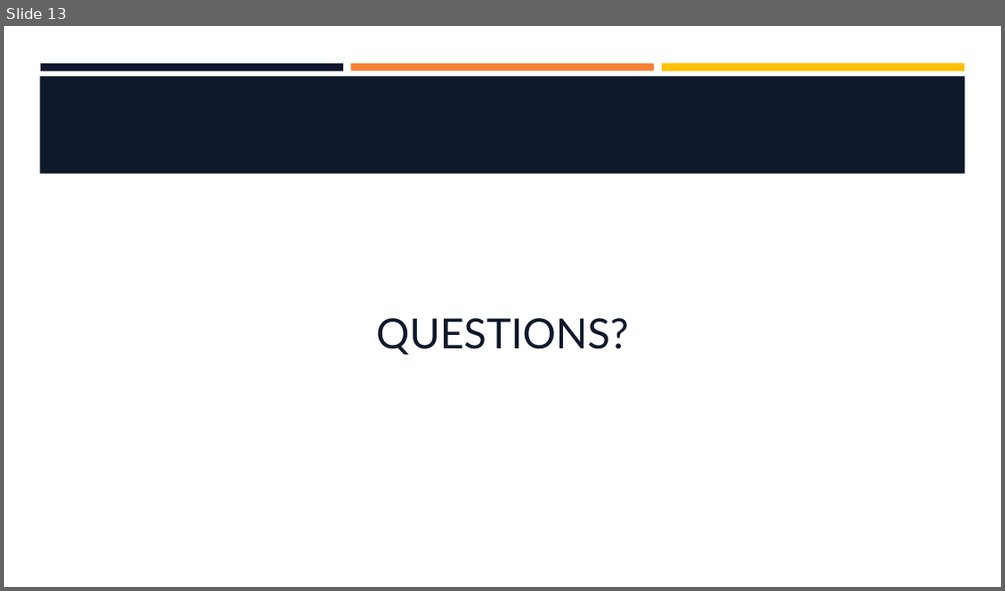
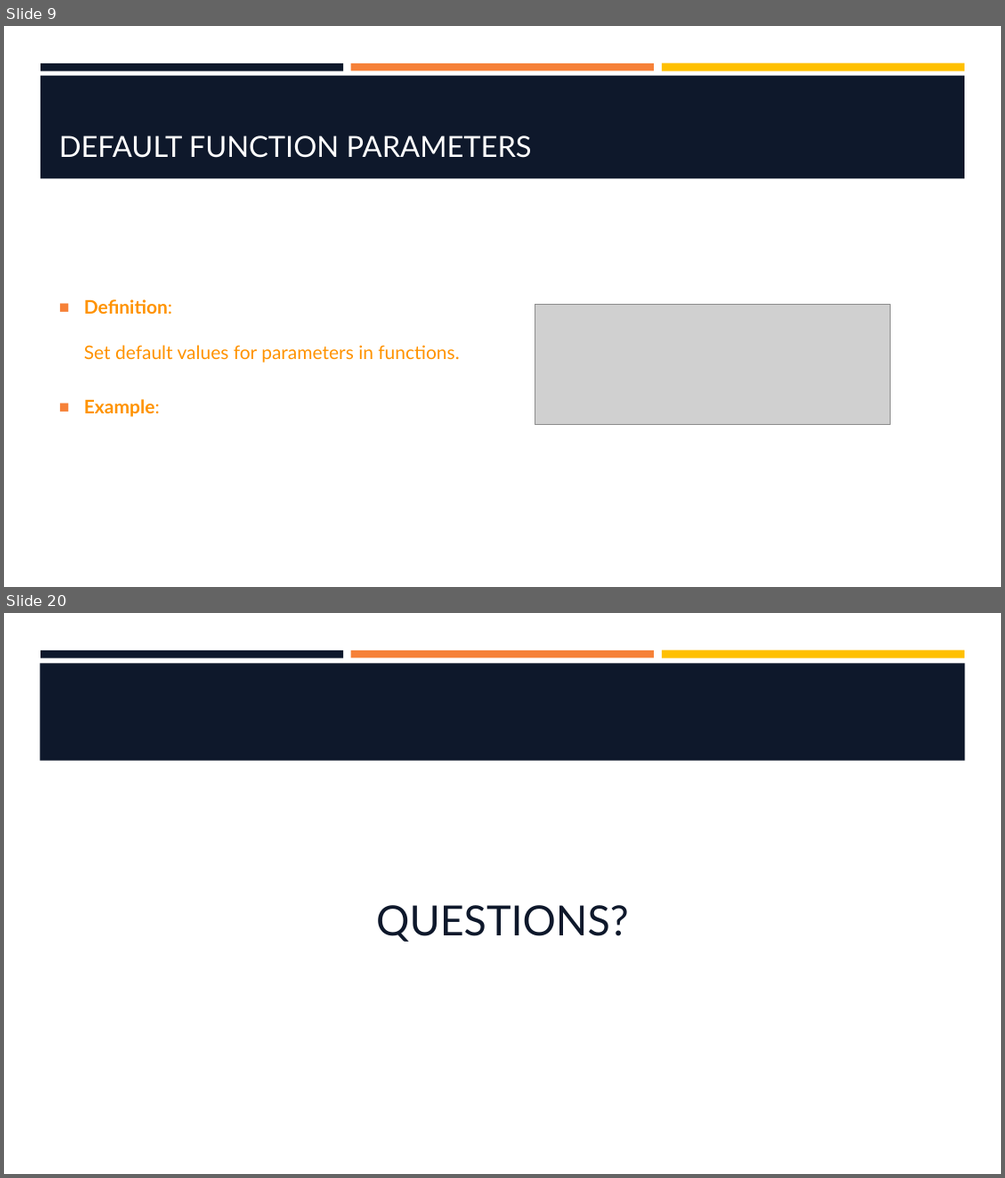
Before and after one commit to hawkeye1900/SBC-Sept24, a slide deck: week-5/W5-S2-NodeJS/W5-S2-NodeJS.pptx. Shown one above the other, each under a label of ours: slide 13 before the commit, slides 9 and 20 after it; the slides between them are not shown. The pictures are 1005x591 and 1005x1178 pixels, drawn with LibreOffice and Linux fonts; fonts in the diff are those of the drawing; grey boxes stand for pictures; background and template pictures are left out. Boxes give left, top, right and bottom in pixels: in the first picture for what was removed or moved away, otherwise in the second. Text is boxed around its words. In the diff, an @@ line names an element or a change of style, - is before the commit and + after.

```diff
--- a/week-5/W5-S2-NodeJS/W5-S2-NodeJS.pptx
+++ b/week-5/W5-S2-NodeJS/W5-S2-NodeJS.pptx
@@ slide 9 added at bbox=[4, 26, 1001, 587], background #FFFFFF; not listed: 3 template elements that a slide beside it also shows @@
@@ rectangle added at bbox=[40, 75, 965, 178], fill #0E182B @@
@@ title added at bbox=[59, 135, 532, 158], 28 pt, text #FFFFFF @@
+DEFAULT FUNCTION PARAMETERS
@@ text added at bbox=[84, 299, 459, 417], 18 pt, text #FF9300 @@
+■ Definition:
+  Set default values for parameters in functions.
+■ Example:
@@ picture added at bbox=[535, 305, 890, 424] @@
@@ what was slide 13 is now slide 20 @@
```
Also in this commit, not shown: 4 slides changed, 14 other slides added, 8 slides removed, 1 other file.
